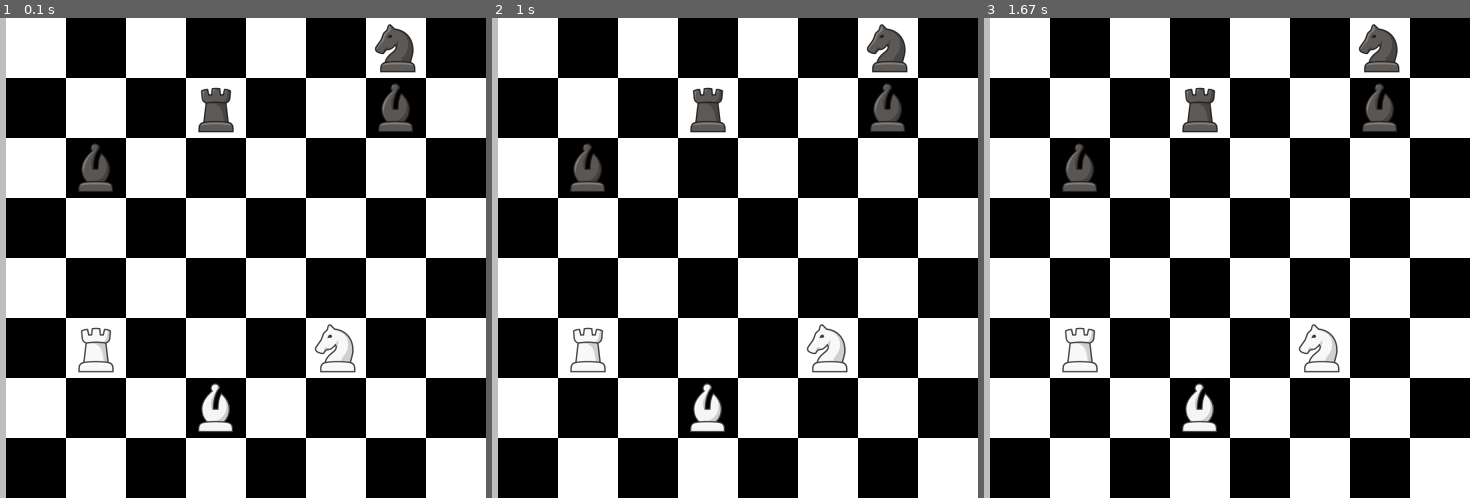
Above: before the commit, frames 1-3 (left to right).
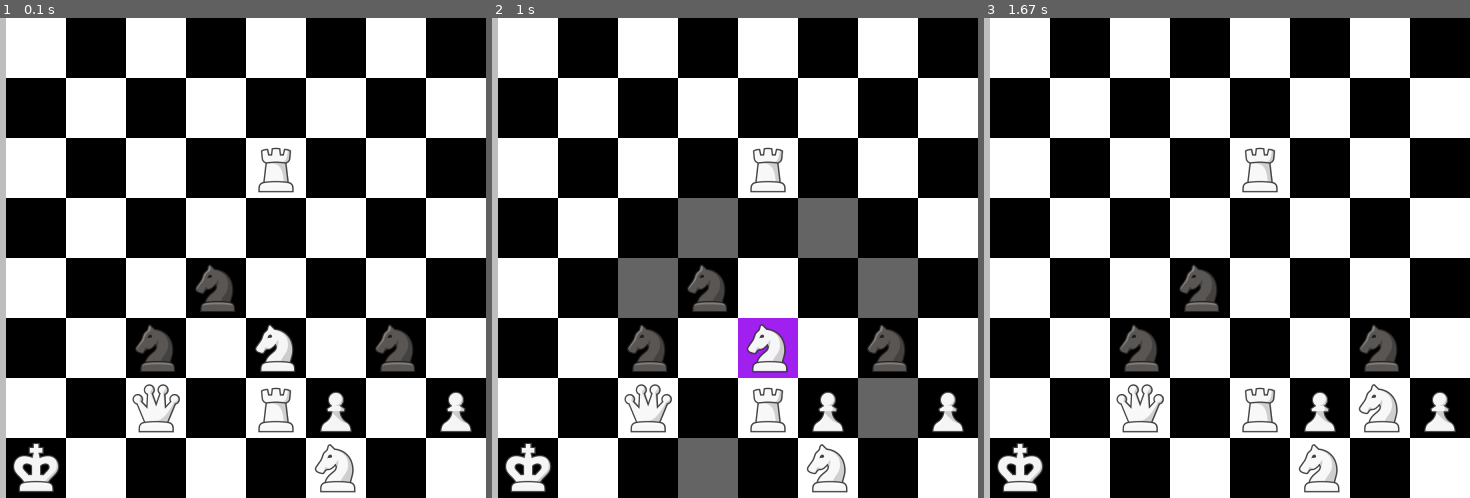
Above: after the commit, the same moments.

Repository: 0yassin/pyngin
Game: pygame game, started from src/main.py
The game is run twice, just before and just after one commit, with the same random seed, the same clock (stepped at 60 frames per second) and the same inputs.
Inputs (mouse positions are in pixels of both pictures, inside the frame that each line leads up to):
- Up to frame 1 (0.1 s): no input
- Up to frame 2 (1 s): click (705, 258) at 0.38 s; click (759, 363) at 0.72 s
- Up to frame 3 (1.67 s): click (1397, 426) at 1.05 s

The runs differ from the first frame. In frame 1, 7.4% of the frame differs, in the area x 2-98%, y 1-99%; in frame 2, 18%, in the area x 2-98%, y 1-100%; in frame 3, 7.2%.

Commit message:
implemnted king pseudo moves

Diff:
--- a/src/main.py
+++ b/src/main.py
@@ -13,7 +13,7 @@
 font = pygame.font.SysFont("Arial", 40)
 
 board = Board()
-position = "6n1/3r2b1/1b6/8/8/1R3N2/3B4/8 b - - 0 1"
+position = "8/8/4R3/8/3n4/2n1N1n1/2Q1RP1P/K4N2 w - - 0 1"
 convert_fen(position, board)
 
 gui_pieces_paths = {
@@ -49,7 +49,7 @@
 selected_piece = (None, None)
 possible_moves = board.get_possible_moves()
 
-play_as = "b"
+play_as = "w"
 
 
 while running:
--- a/src/moves.py
+++ b/src/moves.py
@@ -1,8 +1,7 @@
-
-
 def get_knight_moves(board, index):
     res = []
     offsets = [-17, -15, -10, -6, 6, 10, 15, 17]
+    turn = 'w' if board.state[index] > 0 else 'b'
     for offset in offsets:
         tar_square = index + offset
         if tar_square > 63 or tar_square < 0:
@@ -10,12 +9,11 @@
         elif abs(tar_square % 8 - index % 8) != 1 and abs(tar_square % 8 - index % 8) !=2:
             pass
 
-        elif is_current_turn_piece(board.state[tar_square], board.turn):
+        elif is_current_turn_piece(board.state[tar_square], turn):
             pass
         else:
             res.append((index, tar_square))
     return res
-
 
 def get_bishop_moves(board, index):
     res = []
@@ -36,17 +34,15 @@
                 break
 
             prev_col = target_col
-
+            turn = 'w' if board.state[index] > 0 else 'b'
             if board.state[tar_square] == 0:
                 res.append((index, tar_square))
-            elif is_current_turn_piece(board.state[tar_square], board.turn):
+            elif is_current_turn_piece(board.state[tar_square], turn):
                 break
             else:
                 res.append((index, tar_square))
                 break
-
     return res
-
 
 def get_rook_moves(board, index):
     res = []
@@ -68,16 +64,100 @@
                 break
 
             prev_col = tar_col
-
+            turn = 'w' if board.state[index] > 0 else 'b'
             if board.state[tar_square] == 0:
                 res.append((index, tar_square))
-            elif is_current_turn_piece(board.state[tar_square], board.turn):
+            elif is_current_turn_piece(board.state[tar_square], turn):
                 break
             else:
                 res.append((index, tar_square))
                 break
     return res
 
+def get_pawn_moves(board, index):
+    res = []
+    offsets = [-8] if board.state[index]>0 else [8]
+    capt_offsets = [-7, -9] if board.state[index]>0 else [7, 9]
+    row = index // 8
+    if row == 1 and board.state[index]<0:
+        offsets.append(16)
+    if row == 6 and board.state[index]>0:
+        offsets.append(-16)
+    for offset in offsets:
+        tar_square = index + offset
+        if tar_square > 63 or tar_square<0:
+            break
+        if index % 8 != tar_square % 8:
+            break
+        if board.state[tar_square] != 0:
+            break
+        res.append((index, tar_square))
+
+    for offset in capt_offsets:
+        tar_square = index + offset
+        if tar_square > 63 or tar_square<0:
+            continue
+        if abs((tar_square % 8) - (index % 8)) != 1:
+            continue
+        turn = 'w' if board.state[index] > 0 else 'b'
+        if board.state[tar_square] == 0 or is_current_turn_piece(board.state[tar_square], turn):
+            continue
+        res.append((index, tar_square))
+    return res
+
+def get_queen_moves(board, index):
+    res = []
+    offsets = [-8, 8, -1, 1,-9, -7, 9, 7]
+    for offset in offsets:
+        tar_square = index
+        prev_col = index % 8
+        while True:
+            tar_square+=offset
+            tar_col = tar_square % 8
+            if tar_square > 63 or tar_square < 0:
+                break
+            if offset in [-8, 8] and tar_col != prev_col:
+                break
+            if offset in [-9, -7, 9, 7, 1, -1] and abs(tar_col - prev_col) != 1:
+                break
+            prev_col = tar_col
+            turn = 'w' if board.state[index] > 0 else 'b'
+            if board.state[tar_square] == 0:
+                res.append((index, tar_square))
+            elif is_current_turn_piece(board.state[tar_square], turn):
+                break
+            else:
+                res.append((index, tar_square))
+                break
+    return res
+
+
+def get_king_moves(board, index):
+    offsets = [-8, 8, -1, 1,-9, -7, 9, 7]
+    res = []
+    start_col = index % 8
+    for offset in offsets:
+        tar_square = index + offset
+        turn = 'w' if board.state[index] > 0 else 'b'
+        if tar_square>63 or tar_square<0:
+            continue
+
+        tar_col = tar_square % 8
+
+        if offset in [-8, 8] and tar_col != start_col:
+            continue
+
+
+
+        if offset in [-9, -7, 9, 7, 1, -1] and abs(tar_col - start_col) != 1:
+            continue
+
+
+        if is_current_turn_piece(board.state[tar_square], turn):
+            continue
+        prev_col = tar_col
+        res.append((index, tar_square))
+    return res
 
 
 
@@ -86,12 +166,18 @@
     for i in range(64):
         piece = board.state[i]
         if is_current_turn_piece(piece, board.turn):
+            if abs(piece) == 1:
+                p_moves.extend(get_pawn_moves(board, i))
             if abs(piece) == 2:
                 p_moves.extend(get_knight_moves(board, i))
             if abs(piece) == 3:
                 p_moves.extend(get_bishop_moves(board, i))
             if abs(piece) == 4:
                 p_moves.extend(get_rook_moves(board, i))
+            if abs(piece) == 5:
+                p_moves.extend(get_queen_moves(board, i))
+            if abs(piece) == 6:
+                p_moves.extend(get_king_moves(board, i))
     return p_moves
 
 
